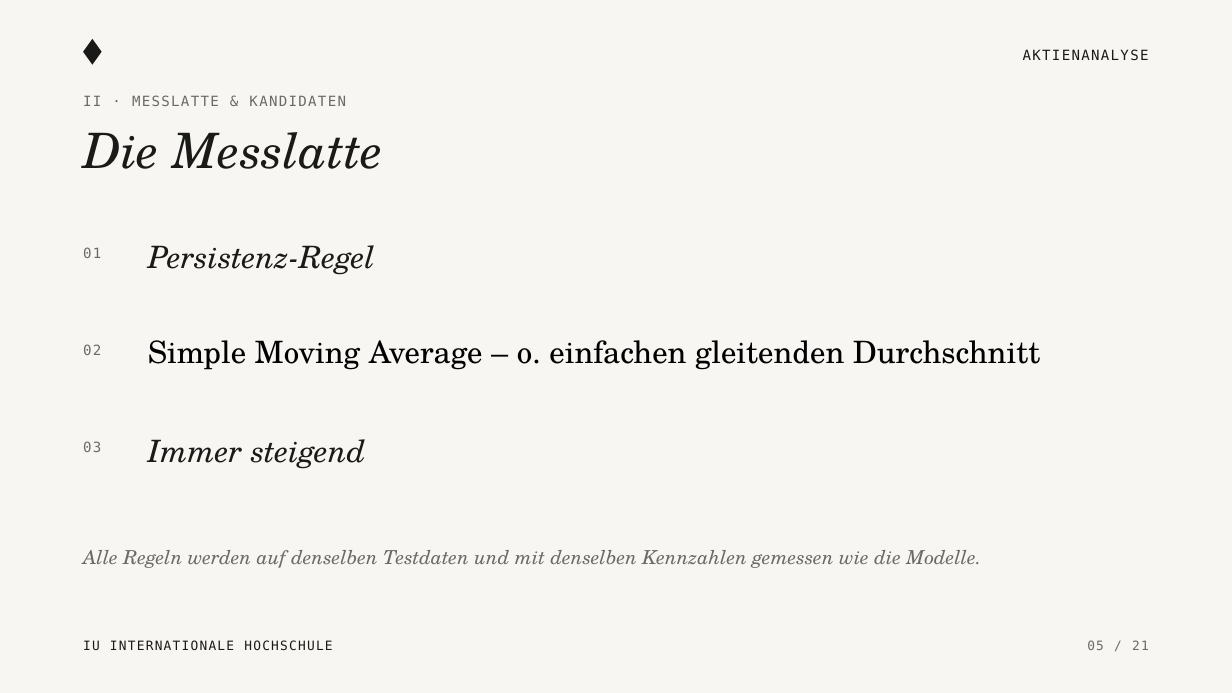
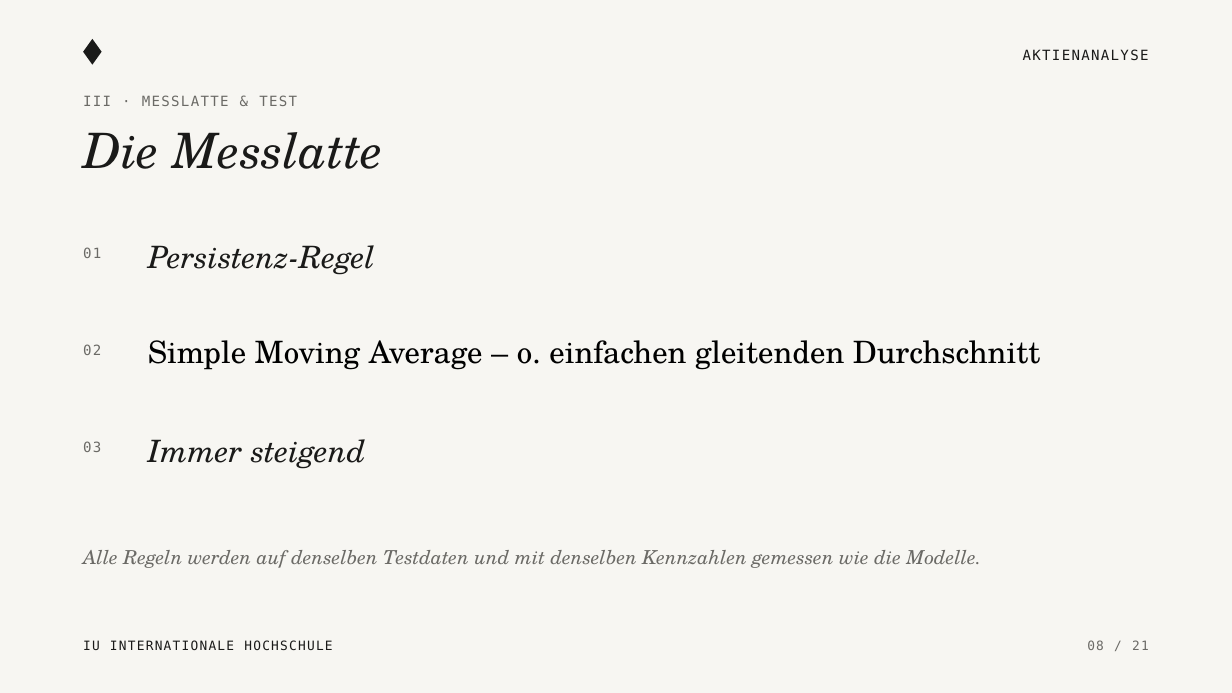
Before and after one commit to KonstantinosLamprou/stockanalysis, a slide deck: slide 8 of presentation/Aktienanalyse_Praesentation.pptx (slide 5 before the commit). Drawn at 1232x693 pixels with LibreOffice and Linux fonts; fonts in the diff are those of the drawing. Boxes give left, top, right and bottom in pixels: in the first picture for what was removed or moved away, otherwise in the second. Text is boxed around its words. In the diff, an @@ line names an element or a change of style, - is before the commit and + after.

```diff
--- a/presentation/Aktienanalyse_Praesentation.pptx
+++ b/presentation/Aktienanalyse_Praesentation.pptx
@@ text at (83, 95, 297, 106): text changed @@
-II · MESSLATTE & KANDIDATEN
+III · MESSLATTE & TEST
@@ text at (1087, 640, 1149, 650): text changed @@
-05 / 21
+08 / 21
```
Also in this commit, not shown: 12 other slides changed, 2 slides added, 2 slides removed, 3 other files.
